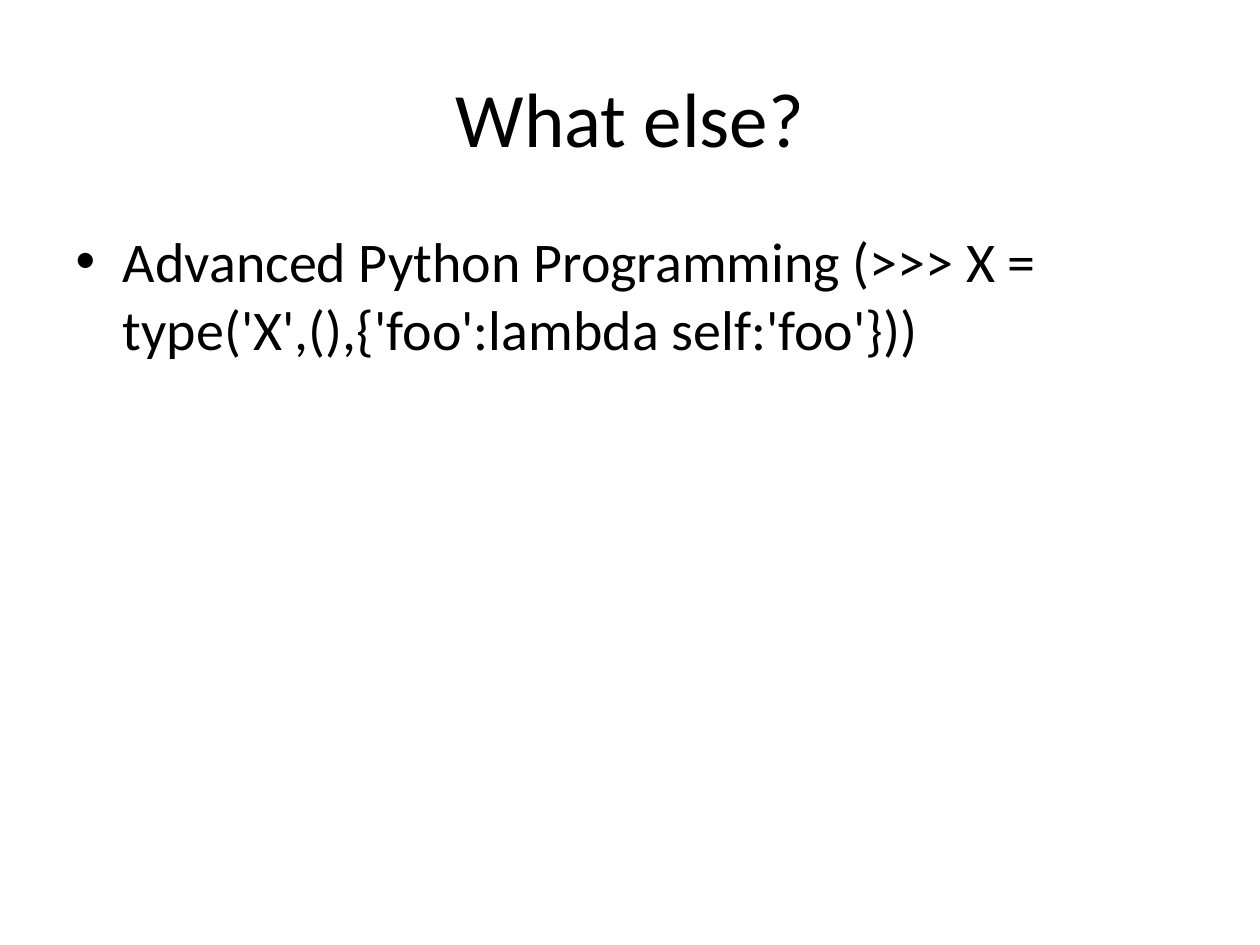
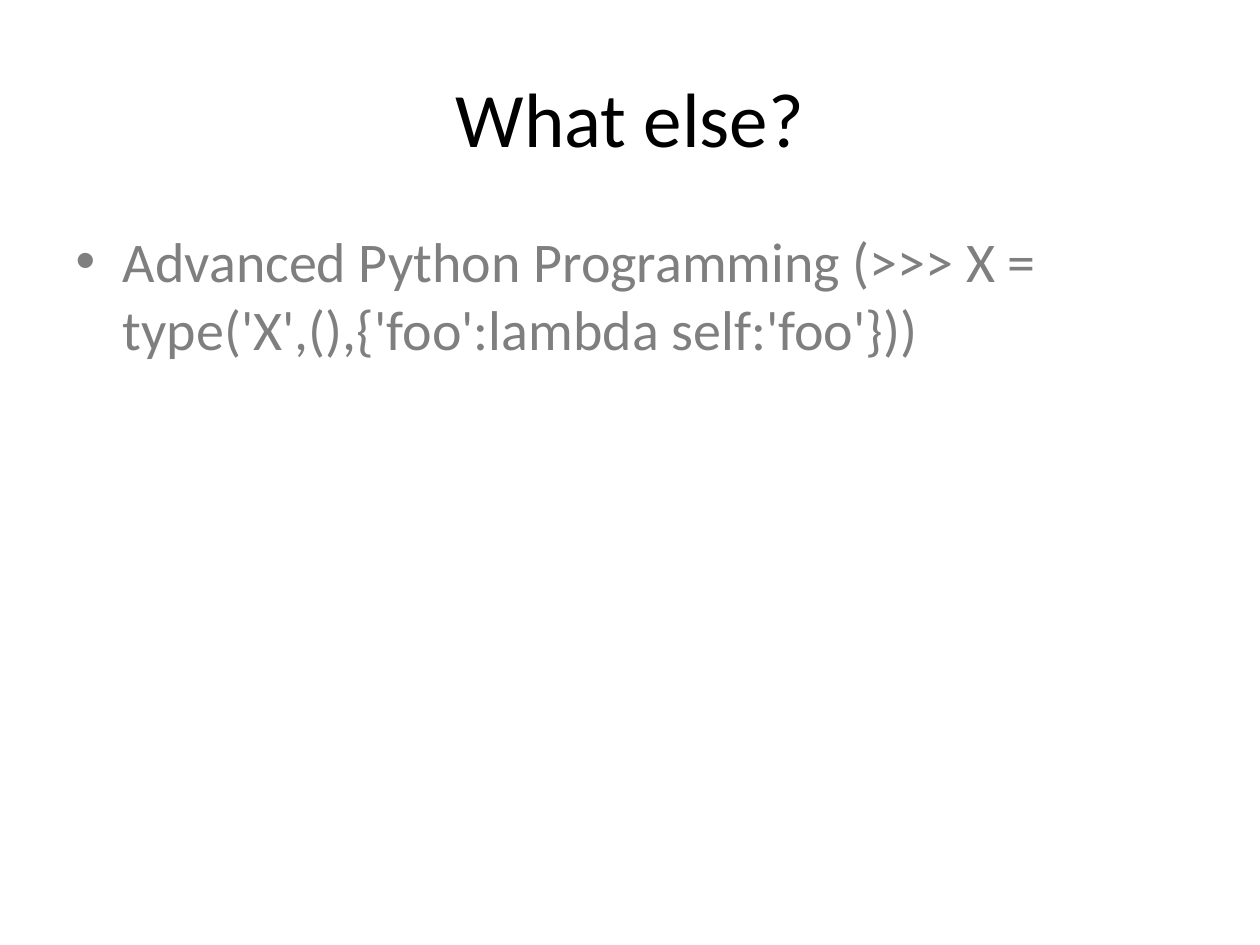
Before and after one commit to DCPython/generic-meetup-slides, a slide deck: slide 43 of DC Python Generic Meetup Slides.pptx. Drawn at 1260x945 pixels with LibreOffice and Linux fonts; fonts in the diff are those of the drawing. Boxes give left, top, right and bottom in pixels: in the first picture for what was removed or moved away, otherwise in the second. Text is boxed around its words. In the diff, an @@ line names an element or a change of style, - is before the commit and + after.

```diff
--- a/DC Python Generic Meetup Slides.pptx
+++ b/DC Python Generic Meetup Slides.pptx
@@ text "Advanced Python Programming (>>> X ..." at (123, 243, 995, 359): text colour #000000 to #7F7F7F @@
```
Also in this commit, not shown: 13 other slides changed.
